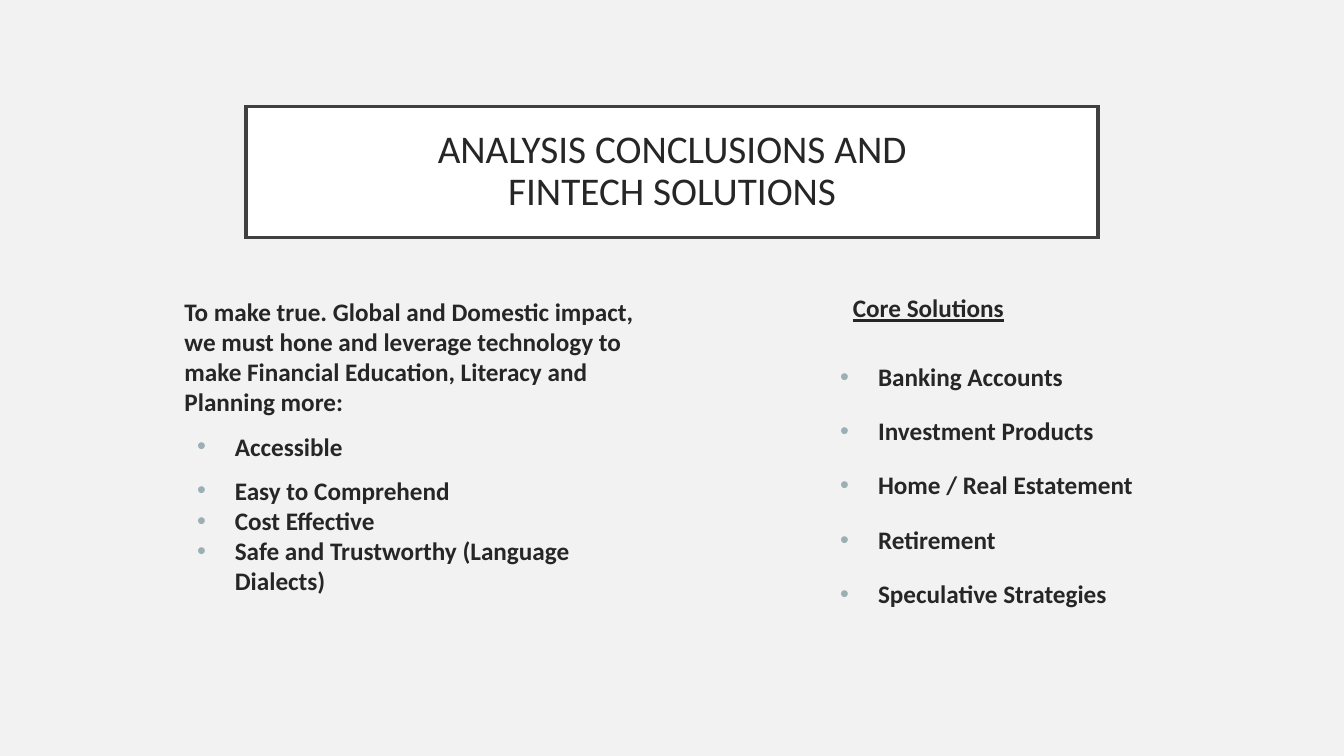
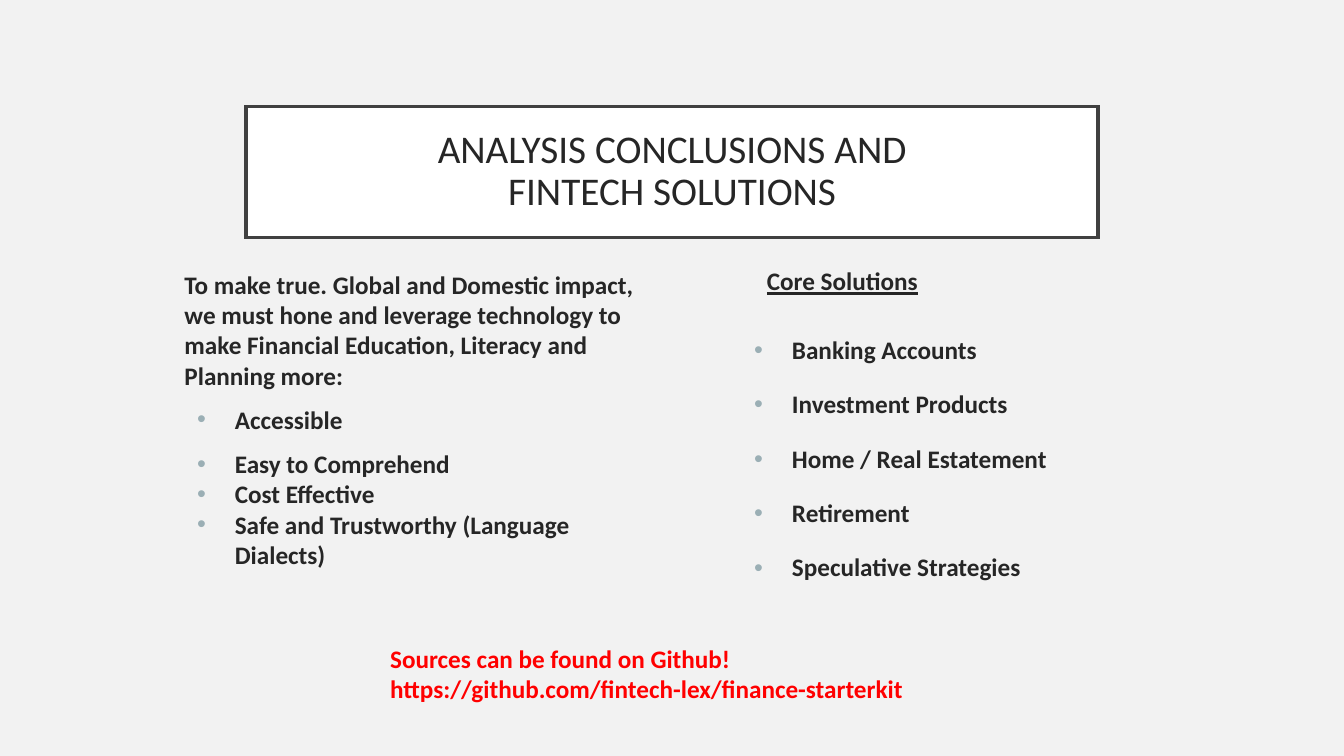
Before and after one commit to fintech-lex/finance-starterkit, a slide deck: slide 8 of FinWin Final Presentation.pptx. Drawn at 1344x756 pixels with LibreOffice and Linux fonts; fonts in the diff are those of the drawing. Boxes give left, top, right and bottom in pixels: in the first picture for what was removed or moved away, otherwise in the second. Text is boxed around its words. In the diff, an @@ line names an element or a change of style, - is before the commit and + after.

Commit message:
Adding Github link for Sources on Data and Charts shown in PowerPoint

```diff
--- a/FinWin Final Presentation.pptx
+++ b/FinWin Final Presentation.pptx
@@ text "To make true. Global and ...": place and size @@
-text "To make true. Global and ..." at box(184, 303, 633, 594)
+text "To make true. Global and ..." at box(184, 276, 633, 568)
@@ text "Core Solutions": place and size @@
-text "Core Solutions" at box(853, 299, 1133, 608)
+text "Core Solutions" at box(767, 272, 1047, 581)
@@ text added at box(390, 650, 902, 703), 18 pt, text #FF0000, bold @@
+Sources can be found on Github!
+https://github.com/fintech-lex/finance-starterkit
```
Also in this commit, not shown: 1 other slide changed.
